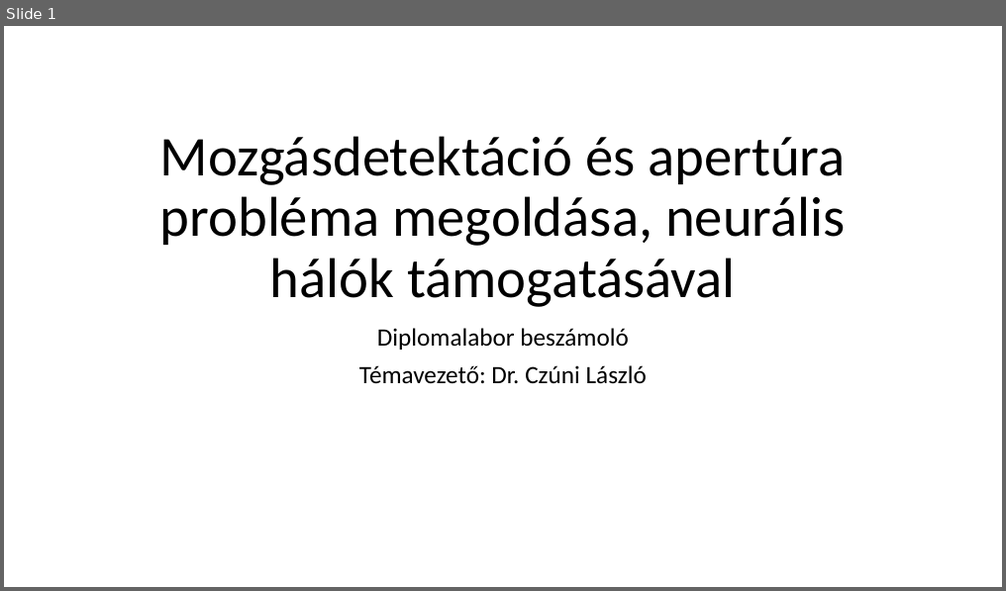
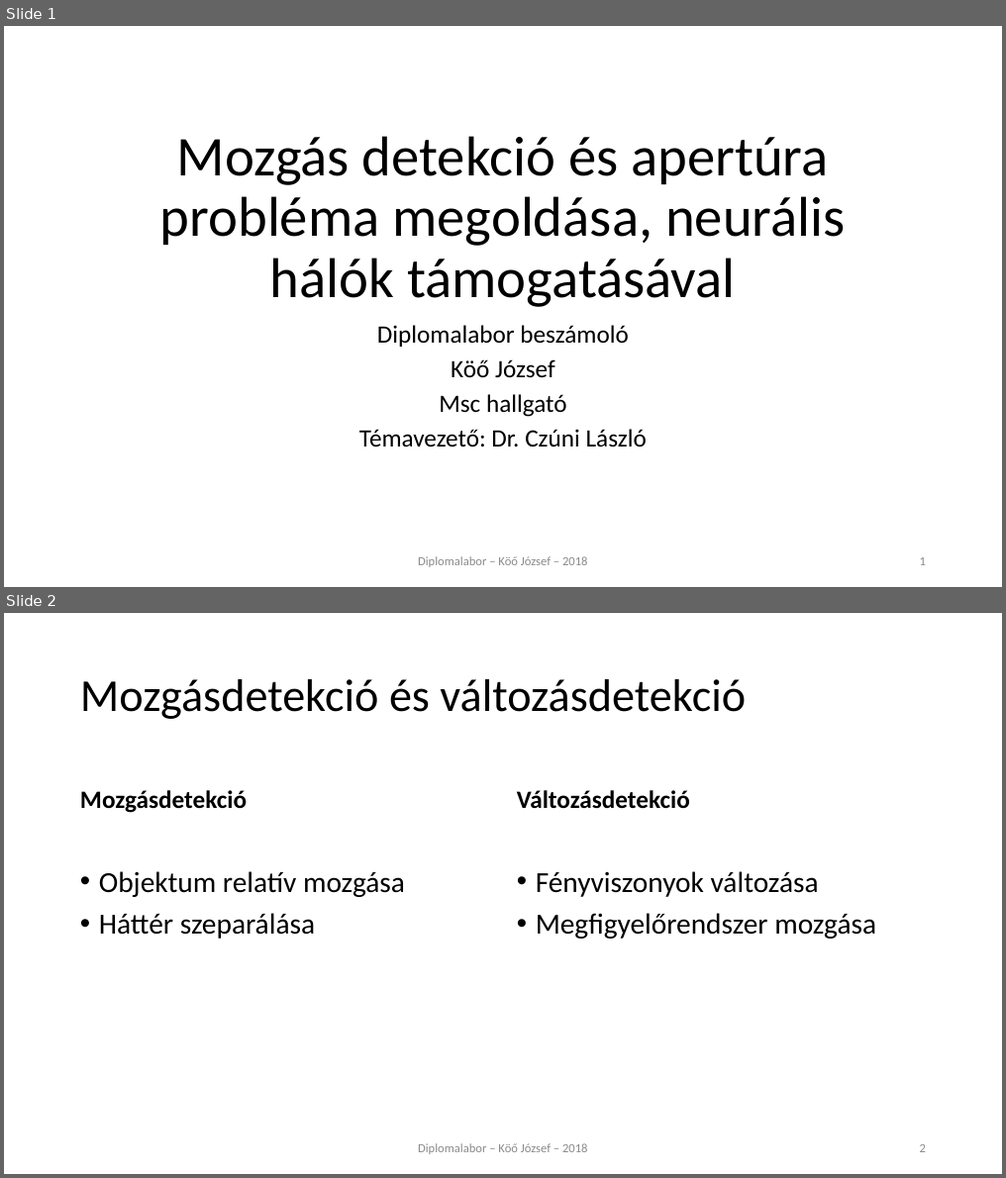
Before and after one commit to koojozsef/Szakdolgozat_PE, a slide deck: 01_doc/presentation_koo_jozsef.pptx. Shown one above the other, each under a label of ours: slide 1 before the commit, slides 1 and 2 after it. The pictures are 1006x591 and 1006x1178 pixels, drawn with LibreOffice and Linux fonts; fonts in the diff are those of the drawing. Boxes give left, top, right and bottom in pixels: in the first picture for what was removed or moved away, otherwise in the second. Text is boxed around its words. In the diff, an @@ line names an element or a change of style, - is before the commit and + after.

```diff
--- a/01_doc/presentation_koo_jozsef.pptx
+++ b/01_doc/presentation_koo_jozsef.pptx
@@ slide 2 added at <box>4,613,1002,1174</box>, background #FFFFFF @@
@@ title added at <box>80,679,746,719</box>, 44 pt, text #000000 @@
+Mozgásdetekció és változásdetekció
@@ text added at <box>80,790,247,813</box>, 24 pt, text #000000, bold @@
+Mozgásdetekció
@@ text added at <box>517,790,690,809</box>, 24 pt, text #000000, bold @@
+Változásdetekció
@@ text added at <box>99,871,405,939</box>, 28 pt, text #000000 @@
+• Objektum relatív mozgása
+• Háttér szeparálása
@@ text added at <box>536,871,876,939</box>, 28 pt, text #000000 @@
+• Fényviszonyok változása
+• Megfigyelőrendszer mozgása
@@ text added at <box>418,1144,588,1155</box>, 12 pt, text #8C8C8C @@
+Diplomalabor – Köő József – 2018
@@ page number added at <box>920,1145,926,1153</box>, 12 pt, text #8C8C8C @@
+2
@@ slide 1 changed as well @@
@@ title at <box>160,136,846,307</box>: text changed @@
-Mozgásdetektáció és apertúra probléma megoldása, neurális hálók támogatásával
+Mozgás detekció és apertúra probléma megoldása, neurális hálók támogatásával
@@ subtitle at <box>359,325,647,448</box>: line spacing 0.9 to 0.8 @@
@@ subtitle at <box>439,360,567,417</box>: paragraphs added @@
+Köő József
+Msc hallgató
@@ text added at <box>418,557,588,568</box>, 12 pt, text #8C8C8C @@
+Diplomalabor – Köő József – 2018
@@ page number added at <box>920,558,926,566</box>, 12 pt, text #8C8C8C @@
+1
```
Also in this commit, not shown: 15 other slides changed, 1 slide removed.
